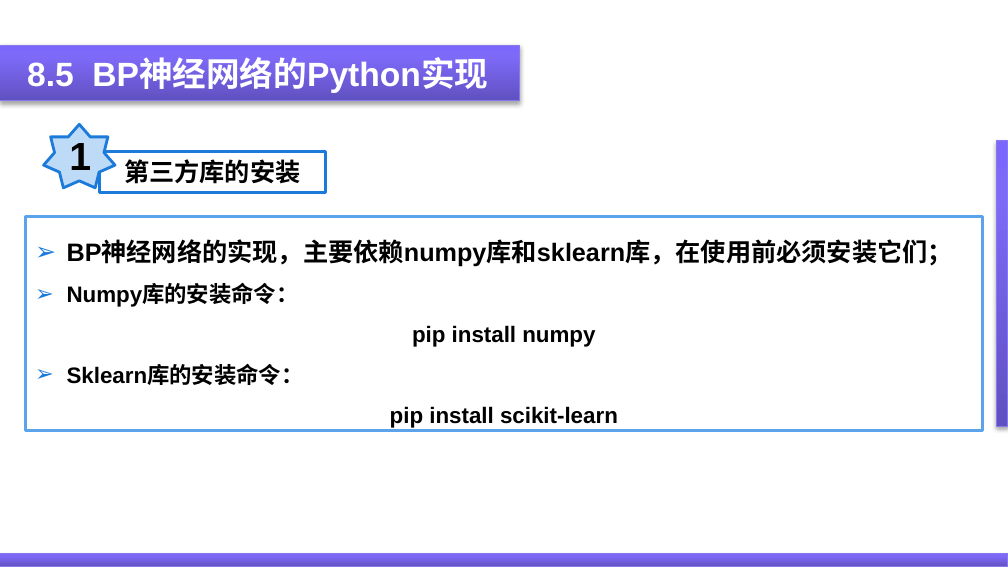
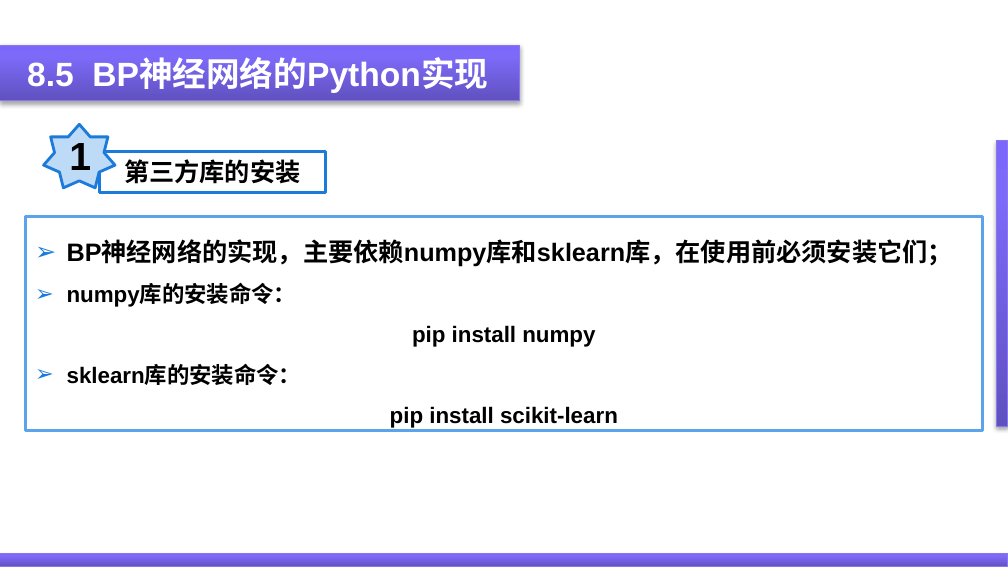
Before and after one commit to ygydq/zncgqjssg, a slide deck: slide 36 of PPT/第8章 神经网络及其在智能传感器系统中的应用.pptx. Drawn at 1008x567 pixels with LibreOffice and Linux fonts; fonts in the diff are those of the drawing. Boxes give left, top, right and bottom in pixels: in the first picture for what was removed or moved away, otherwise in the second. Text is boxed around its words. In the diff, an @@ line names an element or a change of style, - is before the commit and + after.

```diff
--- a/PPT/第8章 神经网络及其在智能传感器系统中的应用.pptx
+++ b/PPT/第8章 神经网络及其在智能传感器系统中的应用.pptx
@@ text in rectangle at bbox=[67, 284, 297, 307]: text changed @@
-➢ Numpy库的安装命令：
+➢ numpy库的安装命令：
@@ text in rectangle at bbox=[67, 365, 302, 385]: text changed @@
-➢ Sklearn库的安装命令：
+➢ sklearn库的安装命令：
```
Also in this commit, not shown: 1 other file.
